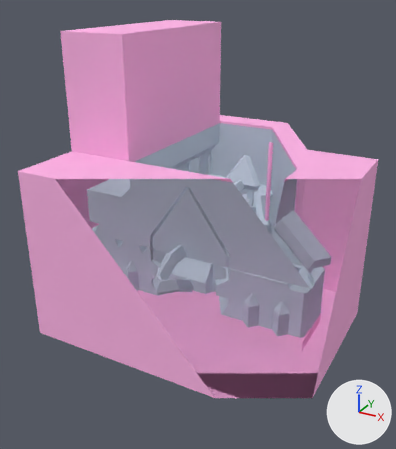
A saved change to the Blender file assets/lvl/Refinery.blend.
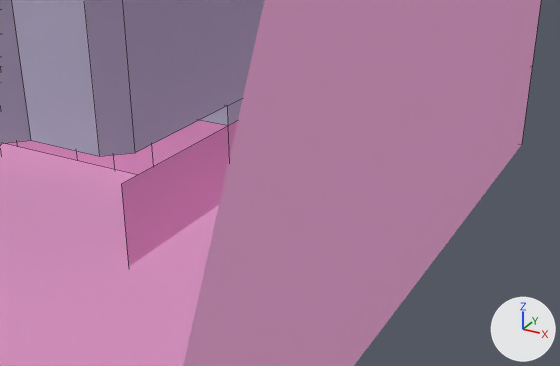
Old and new are each drawn whole from a 50 mm camera at (46.5, -88.9, 75.0) aimed at (-10.6, 14.9, 23.1) and again close up from a 50 mm camera at (32.9, -10.0, 15.3) aimed at (23.1, 7.8, 6.4). The lights are fixed; the arrows at lower right show +X, +Y and +Z. The close-ups show mesh edges as thin lines. Everything nearer to the camera than a plane just in front of the edit is cut away.
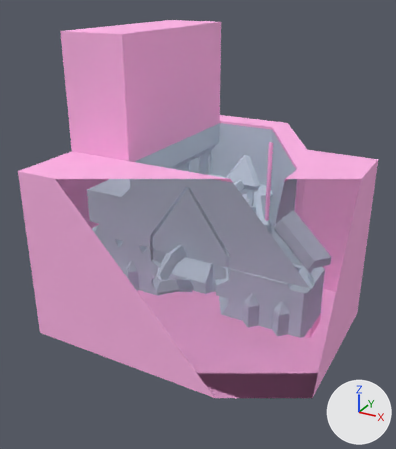
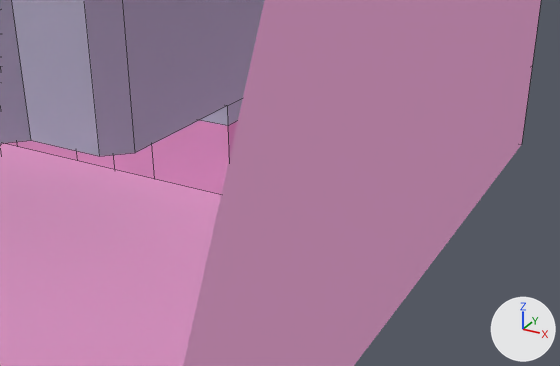
The change in detail:
me_cube has 1153 vertices, 1244 faces, 5 loose edges and spans x -27.3..28.4, y -17.6..45.1, z -5.4..38.8.
me_cube is used by ob_cube; location (-7.52, 9.61, 6.83).
Verts and faces of me_cube; kept vertices keep their numbers, new ones are numbered from 1153.
Before the commit, vertices of me_cube: 54 (27.3, 0.6, 0.0) at pixel (227, 125), 441 (27.3, -4.8, 0.0) at pixel (121, 183), 442 (27.3, 7.9, 0.0), 445 (27.3, 0.6, -5.4), 482 (27.3, -4.8, -5.4).
Before the commit, vertices of me_cube: 483 (27.3, 7.9, -5.3).
Part 1, on me_cube:
Vertices deleted: 441, 482 (with the faces that use them).
New faces: (54, 442, 483, 445) (mat_inaccessible (pink #ffb6e7)).

Changed parts and their boxes (x1, y1, x2, y2) in the close-ups (560 x 366 px; the box of a moved part takes in the faces that stretch with it):
'Cube', reshaped: before (0, 0, 265, 266); after (0, 0, 265, 195)
part 1 of me_cube, moved or reshaped: before (121, 120, 238, 266); after (228, 120, 238, 158)
